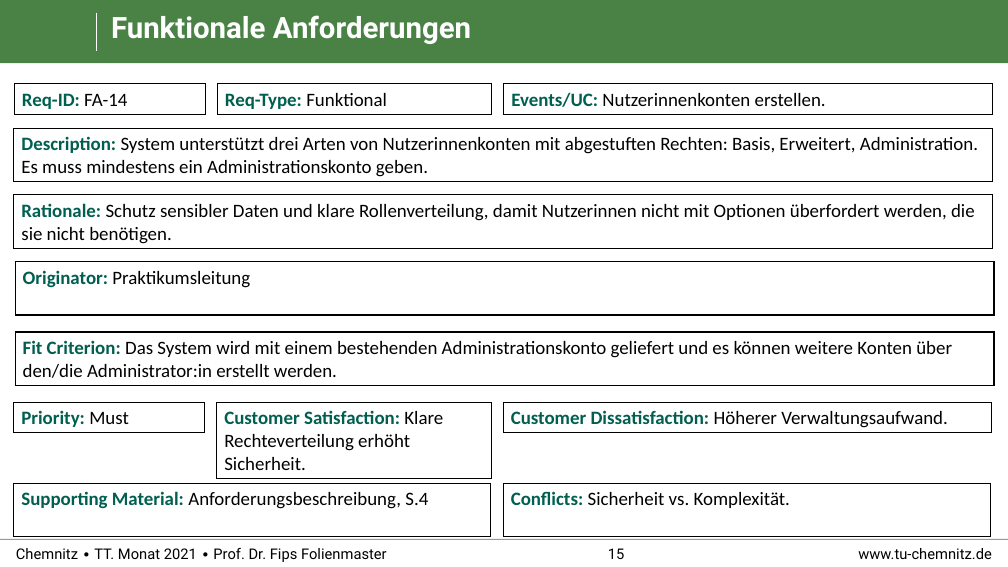
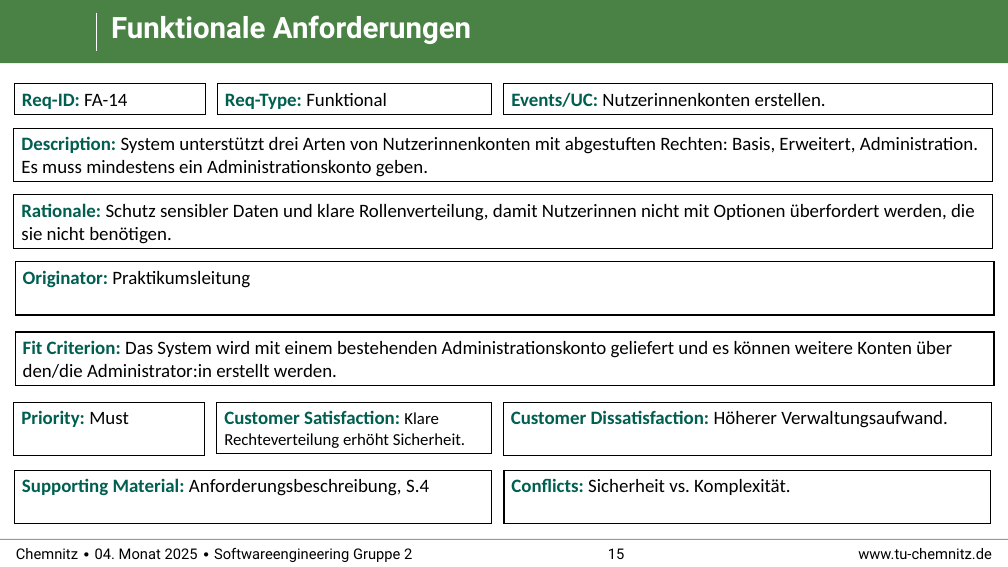
Before and after one commit to RealBiggerBo/Softwaretechnik, a slide deck: slide 15 of SnowCards_Requirements.pptx. Drawn at 1008x567 pixels with LibreOffice and Linux fonts; fonts in the diff are those of the drawing; background and template pictures are left out. Boxes give left, top, right and bottom in pixels: in the first picture for what was removed or moved away, otherwise in the second. Text is boxed around its words. In the diff, an @@ line names an element or a change of style, - is before the commit and + after.

```diff
--- a/SnowCards_Requirements.pptx
+++ b/SnowCards_Requirements.pptx
@@ rectangle "Priority: Must": place and size @@
-rectangle "Priority: Must" at (14,402,205,433)
+rectangle "Priority: Must" at (14,402,205,456)
@@ rectangle "Customer Satisfaction: Klare Rechteverteilung erhöht ...": place and size @@
-rectangle "Customer Satisfaction: Klare Rechteverteilung erhöht ..." at (217,402,492,479)
+rectangle "Customer Satisfaction: Klare Rechteverteilung erhöht ..." at (217,402,492,453)
@@ rectangle "Customer Satisfaction: Klare Rechteverteilung erhöht ..." at (217,402,492,453): size 18 to 16 pt in "Klare Rechteverteilung erhöht Sicherheit." @@
@@ rectangle "Customer Dissatisfaction: Höherer Verwaltungsaufwand.": place and size @@
-rectangle "Customer Dissatisfaction: Höherer Verwaltungsaufwand." at (504,402,992,433)
+rectangle "Customer Dissatisfaction: Höherer Verwaltungsaufwand." at (504,402,992,456)
@@ rectangle "Supporting Material: Anforderungsbeschreibung, S.4": place and size @@
-rectangle "Supporting Material: Anforderungsbeschreibung, S.4" at (14,483,491,537)
+rectangle "Supporting Material: Anforderungsbeschreibung, S.4" at (14,470,492,524)
@@ rectangle "Conflicts: Sicherheit vs. Komplexität.": place and size @@
-rectangle "Conflicts: Sicherheit vs. Komplexität." at (504,483,991,537)
+rectangle "Conflicts: Sicherheit vs. Komplexität." at (504,470,991,524)
@@ text at (16,548,412,562): text changed @@
-Chemnitz ∙ TT. Monat 2021 ∙ Prof. Dr. Fips Folienmaster
+Chemnitz ∙ 04. Monat 2025 ∙ Softwareengineering Gruppe 2
```
Also in this commit, not shown: 28 other slides changed.
